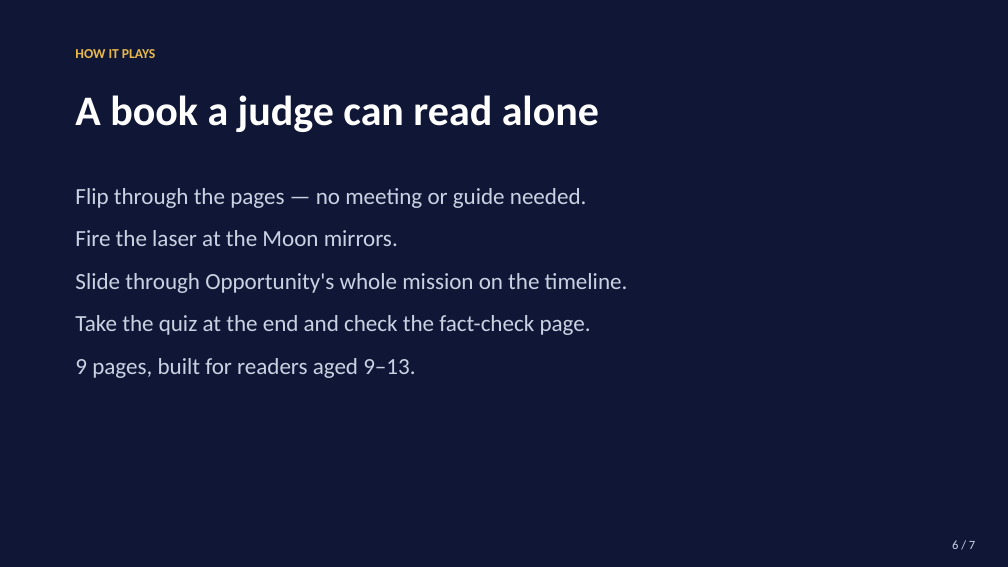
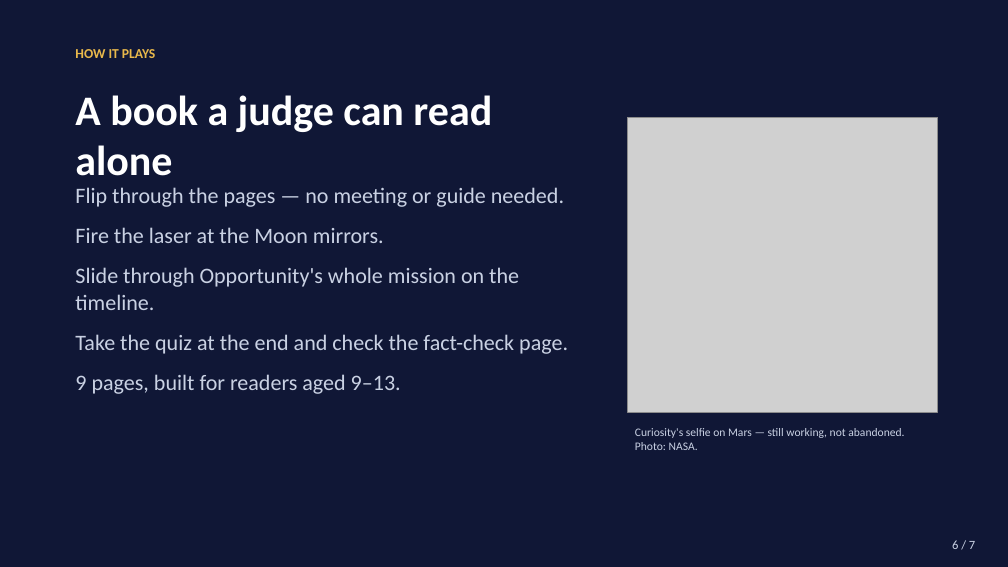
Before and after one commit to Forward123Giruji/scene-storybook, a slide deck: slide 6 of SCENE-demo-deck-7-slides.pptx. Drawn at 1008x567 pixels with LibreOffice and Linux fonts; fonts in the diff are those of the drawing; grey boxes stand for pictures. Boxes give left, top, right and bottom in pixels: in the first picture for what was removed or moved away, otherwise in the second. Text is boxed around its words. In the diff, an @@ line names an element or a change of style, - is before the commit and + after.

Commit message:
Update demo deck with photos

```diff
--- a/SCENE-demo-deck-7-slides.pptx
+++ b/SCENE-demo-deck-7-slides.pptx
@@ text "A book a judge can ..." rewrapped from bbox=[75, 95, 599, 132] to bbox=[75, 95, 492, 176] @@
@@ picture added at bbox=[628, 117, 938, 412] @@
@@ text "Flip through the pages — ..." at bbox=[75, 187, 568, 394]: size 22 to 21 pt; less space between paragraphs @@
@@ text added at bbox=[635, 428, 904, 450], 11 pt, text #C9D1E3 @@
+Curiosity's selfie on Mars — still working, not abandoned. Photo: NASA.
```
Also in this commit, not shown: 6 other slides changed.
